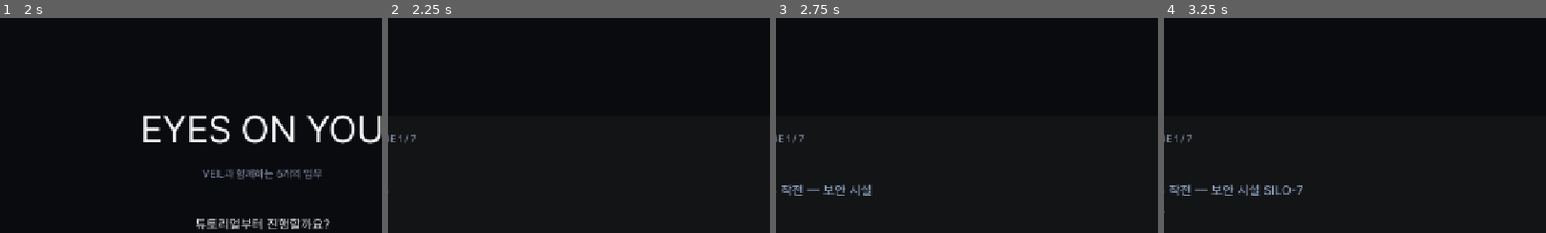
Above: before the commit, frames 1-4 (left to right).
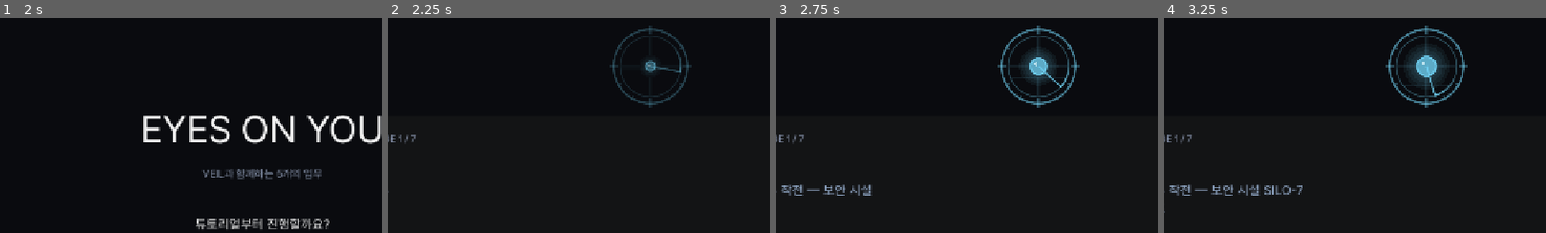
Above: after the commit, the same moments.

Repository: soomin007/EyesOnYou
Game: Godot game, scene res://scenes/main.tscn
The game is run twice, just before and just after one commit, with the same random seed, the same clock (stepped at 60 frames per second) and the same inputs.
Inputs (mouse positions are % of the whole screen's width and height, from its top left):
- Up to frame 1 (2 s): click "게임 시작" at 0.5 s; click "일반 모드" at 1.25 s
- Up to frame 2 (2.25 s): click "바로 시작" at 2 s
- Up to frame 3 (2.75 s): no input
- Up to frame 4 (3.25 s): tap Enter (ui_accept) at 2.75 s; move the mouse to (72, 45) at 2.77 s; press the mouse at (72, 45) at 2.78 s; hold D (move_right) from 2.78 s (still down); tap W (jump) at 3.02 s
The pictures show only the part of the screen within x 16-66%, y 2-52%; the shares and areas given below are measured in that part.

Frame 1 is identical in both runs. In frame 2, 1.2% of the frame differs, in the area x 58-80%, y 3-42%; in frame 3, 2.4%; in frame 4, 2.9%.

Commit message:
feat(briefing): OPERATION PALIMPSEST 인트로 VEIL 감시 비주얼
- BriefingVisual.gd — 자산 없이 _draw 도형으로 그린 감시 조리개/눈
  (바깥 링·눈금·십자선·회전 스캔 스윕·맥동하는 시안 눈동자). 등장 시 조리개가 열림
- briefing.tscn에 Visual 노드(상단 밴드) 추가, Briefing.gd가 stage 0(첫 진입)에서만 표시
- 방향: 텍스트→그래픽. "연결됐어요… 제가 봐줄게요" VEIL 정체성을 시각화

Co-Authored-By: Claude Opus 4.8 (1M context) <noreply@anthropic.com>

Diff:
--- a/scenes/briefing.tscn
+++ b/scenes/briefing.tscn
@@ -1,6 +1,7 @@
-[gd_scene load_steps=2 format=3]
+[gd_scene load_steps=3 format=3]
 
 [ext_resource type="Script" path="res://scripts/Briefing.gd" id="1"]
+[ext_resource type="Script" path="res://scripts/BriefingVisual.gd" id="2"]
 
 [node name="Briefing" type="Control"]
 anchors_preset = 15
@@ -13,6 +14,13 @@
 anchor_right = 1.0
 anchor_bottom = 1.0
 color = Color(0.04, 0.045, 0.06, 1)
+
+[node name="Visual" type="Control" parent="."]
+anchor_left = 0.34
+anchor_top = 0.035
+anchor_right = 0.66
+anchor_bottom = 0.235
+script = ExtResource("2")
 
 [node name="Box" type="PanelContainer" parent="."]
 anchor_left = 0.1
--- a/scripts/Briefing.gd
+++ b/scripts/Briefing.gd
@@ -4,6 +4,7 @@
 @onready var speaker_label: Label = $Box/Margin/V/Speaker
 @onready var text_label: Label = $Box/Margin/V/Text
 @onready var hint_label: Label = $Box/Margin/V/Hint
+@onready var visual: Control = $Visual
 
 const TYPE_INTERVAL: float = 0.04
 
@@ -24,6 +25,8 @@
 	# 안전망: 이전 scene에서 paused=true 상태가 carry되어 Briefing이 freeze되는 패턴 차단
 	# (사용자 보고: "stage 6/7만 뜨고 텍스트 없는 멈춤" — 도전방 fail/LevelUpOverlay 등에서 paused 해제 누락).
 	get_tree().paused = false
+	# VEIL 인트로 비주얼은 첫 진입(OPERATION PALIMPSEST)에서만 — 그 외 스테이지 브리핑은 텍스트만.
+	visual.visible = (GameState.current_stage == 0)
 	stage_label.text = "STAGE %d / %d" % [GameState.current_stage + 1, GameState.effective_total_stages()]
 	lines = _build_lines()
 	_start_line()
--- /dev/null
+++ b/scripts/BriefingVisual.gd
@@ -0,0 +1,84 @@
+extends Control
+
+# VEIL 인트로 비주얼 — OPERATION PALIMPSEST 진입 시 "연결되며 열리는 감시 조리개/눈".
+# 자산 없이 _draw 도형만으로 그린다(백로그: 도형·색 프로토타입). stage 0 인트로에서만 표시
+# (Briefing.gd가 visible 제어). 색은 VEIL 시안 계열 — 화면 우측에 "당신을 본다" 정체성을 시각화.
+# 등장 시 조리개가 열리고(appear 이징), 스캔 선이 회전하며, 눈동자가 천천히 맥동한다.
+
+const COL_VEIL: Color = Color(0.46, 0.86, 1.0)
+const TWO_PI: float = PI * 2.0
+
+var t: float = 0.0        # 누적 시간 — 회전/맥동/스캔라인 구동
+var appear: float = 0.0   # 0→1 등장 이징 (조리개 열림)
+
+func _ready() -> void:
+	mouse_filter = Control.MOUSE_FILTER_IGNORE
+
+func _process(delta: float) -> void:
+	t += delta
+	if appear < 1.0:
+		appear = minf(1.0, appear + delta / 0.9)
+	queue_redraw()
+
+func _draw() -> void:
+	var c: Vector2 = size * 0.5
+	var r: float = minf(size.x * 0.5, size.y * 0.5) * 0.86
+	if r <= 1.0:
+		return
+	# easeOutCubic — 등장 알파/스케일.
+	var a: float = 1.0 - pow(1.0 - appear, 3.0)
+	if a <= 0.001:
+		return
+
+	# --- 바깥 링 2겹 + 눈금 ---
+	_ring(c, r, 2.0, COL_VEIL * Color(1, 1, 1, 0.55 * a))
+	_ring(c, r * 0.82, 1.0, COL_VEIL * Color(1, 1, 1, 0.28 * a))
+	# 눈금 — 30°마다 짧은 방사선, 동서남북엔 길게.
+	for i in 12:
+		var ang: float = float(i) / 12.0 * TWO_PI
+		var cardinal: bool = (i % 3 == 0)
+		var inner: float = r * (0.88 if cardinal else 0.93)
+		var outer: float = r * (1.10 if cardinal else 1.04)
+		var dir: Vector2 = Vector2(cos(ang), sin(ang))
+		draw_line(c + dir * inner, c + dir * outer, COL_VEIL * Color(1, 1, 1, (0.5 if cardinal else 0.3) * a), 1.5 if cardinal else 1.0, true)
+
+	# --- 십자선 (눈동자 자리엔 간격) ---
+	var gap: float = r * 0.30
+	var ch: Color = COL_VEIL * Color(1, 1, 1, 0.22 * a)
+	draw_line(c + Vector2(-r * 0.78, 0), c + Vector2(-gap, 0), ch, 1.0, true)
+	draw_line(c + Vector2(gap, 0), c + Vector2(r * 0.78, 0), ch, 1.0, true)
+	draw_line(c + Vector2(0, -r * 0.78), c + Vector2(0, -gap), ch, 1.0, true)
+	draw_line(c + Vector2(0, gap), c + Vector2(0, r * 0.78), ch, 1.0, true)
+
+	# --- 회전 스캔 스윕 (잔상 호) ---
+	var sweep: float = fmod(t * 1.1, TWO_PI)
+	var trail_n: int = 16
+	for i in trail_n:
+		var f: float = float(i) / float(trail_n)
+		var ang0: float = sweep - f * 0.9
+		var seg: Color = COL_VEIL * Color(1, 1, 1, (1.0 - f) * 0.5 * a)
+		draw_arc(c, r * 0.82, ang0 - 0.06, ang0, 4, seg, 2.0, true)
+	# 스윕 선 본체
+	var sd: Vector2 = Vector2(cos(sweep), sin(sweep))
+	draw_line(c, c + sd * r * 0.82, COL_VEIL * Color(1, 1, 1, 0.7 * a), 1.5, true)
+
+	# --- 눈동자 (조리개 열림 + 맥동) ---
+	var pulse: float = 0.5 + 0.5 * sin(t * 1.8)
+	var pupil_r: float = r * (0.10 + 0.16 * appear) * (0.92 + 0.08 * pulse)
+	# 홍채 글로우 — 바깥에서 안으로 짙어지는 동심원 몇 겹.
+	for i in 5:
+		var f: float = float(i) / 4.0
+		var rr: float = pupil_r * (2.4 - f * 1.4)
+		draw_circle(c, rr, COL_VEIL * Color(1, 1, 1, 0.06 * a))
+	draw_circle(c, pupil_r, COL_VEIL * Color(1, 1, 1, (0.45 + 0.25 * pulse) * a))
+	_ring(c, pupil_r, 1.5, COL_VEIL * Color(1, 1, 1, 0.8 * a))
+	# 하이라이트 점 — 시선 느낌.
+	draw_circle(c + Vector2(-pupil_r * 0.3, -pupil_r * 0.3), pupil_r * 0.22, Color(0.9, 0.98, 1.0, 0.7 * a))
+
+	# --- 드리프트 스캔라인 (얇은 가로선이 위아래로) ---
+	var sy: float = sin(t * 0.7) * r * 0.7
+	var half_w: float = sqrt(maxf(0.0, (r * 0.82) * (r * 0.82) - sy * sy))
+	draw_line(c + Vector2(-half_w, sy), c + Vector2(half_w, sy), COL_VEIL * Color(1, 1, 1, 0.10 * a), 1.0, true)
+
+func _ring(center: Vector2, radius: float, width: float, col: Color) -> void:
+	draw_arc(center, radius, 0.0, TWO_PI, 64, col, width, true)
Not shown, added: scripts/BriefingVisual.gd.uid
